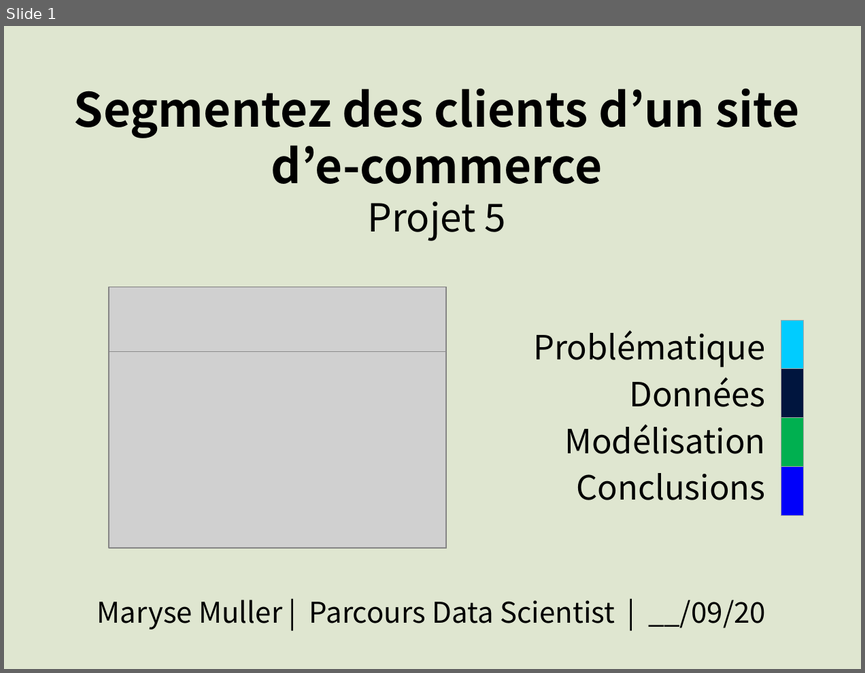
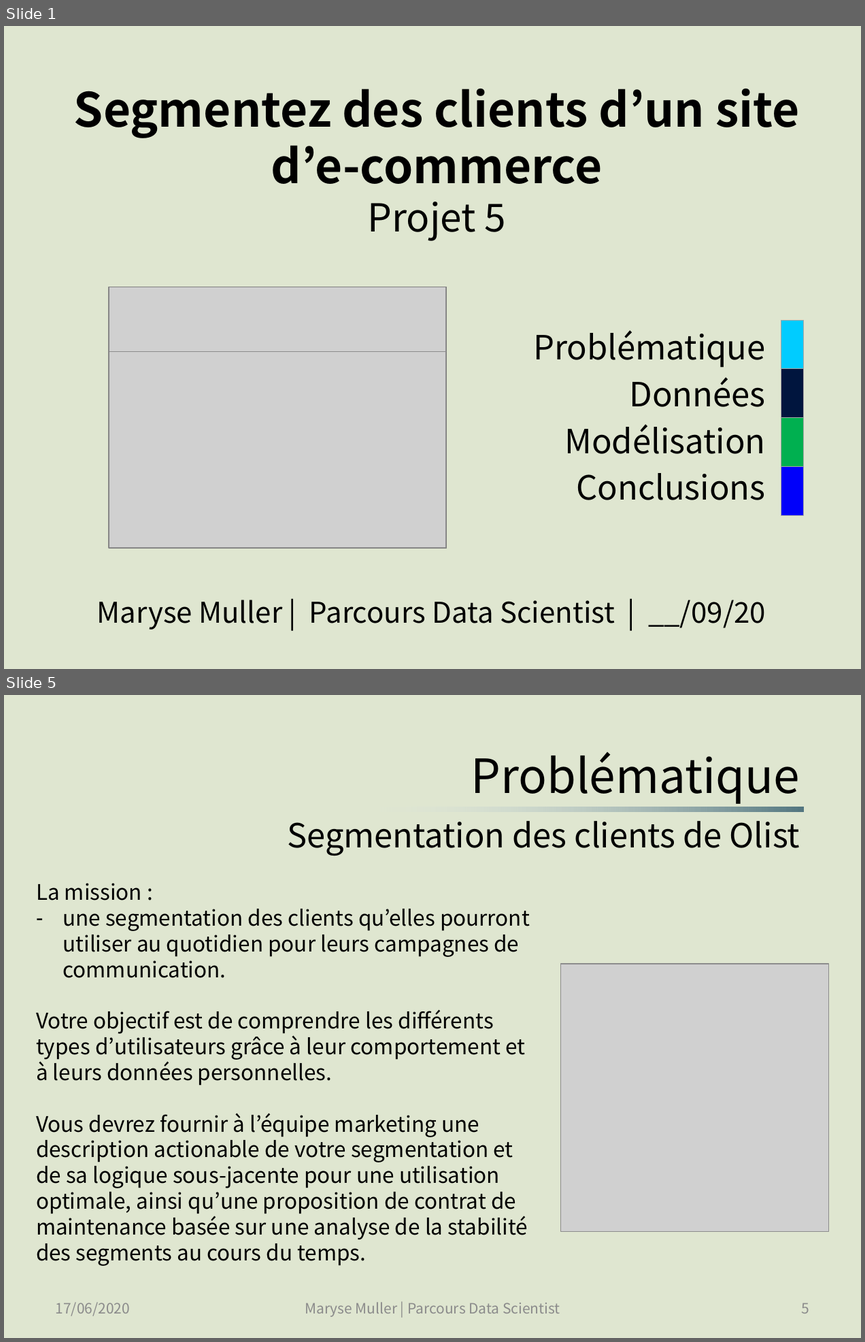
Before and after one commit to SmellyArmure/OC_DS_Project5, a slide deck: PRESENTATION/Projet5.pptx. Shown one above the other, each under a label of ours: slide 1 before the commit, slides 1 and 5 after it; the slides between them are not shown. The pictures are 865x673 and 865x1342 pixels, drawn with LibreOffice and Linux fonts; fonts in the diff are those of the drawing; grey boxes stand for pictures. Boxes give left, top, right and bottom in pixels: in the first picture for what was removed or moved away, otherwise in the second. Text is boxed around its words. In the diff, an @@ line names an element or a change of style, - is before the commit and + after.

Commit message:
P5_Clustering : découvert que la transformation UMAP (malgré random_state fixé) est responsable d'une instabilité des clusters dans le temps trop grande, malgré un sens métier pertinent des clusters.... Version avant refonte pour pouvoir expérimenter plus rapidement plusieurs configuration | Presentation: crée les slides.

```diff
--- a/PRESENTATION/Projet5.pptx
+++ b/PRESENTATION/Projet5.pptx
@@ slide 5 added at bbox=[4, 695, 861, 1338], background #DFE6D0 @@
@@ title added at bbox=[288, 752, 800, 855], 27.9 pt, text #000000 @@
+Problématique
+Segmentation des clients de Olist
@@ rectangle added at bbox=[362, 807, 804, 811], fill gradient #537680 to #E6EDF0 @@
@@ text added at bbox=[36, 883, 530, 1266], 18 pt, text #000000 @@
+La mission :
+– une segmentation des clients qu’elles pourront utiliser au quotidien pour leurs campagnes de communication.
+Votre objectif est de comprendre les différents types d’utilisateurs grâce à leur comportement et à leurs données personnelles.
+Vous devrez fournir à l’équipe marketing une description actionable de votre segmentation et de sa logique sous-jacente pour une utilisation optimale, ainsi qu’une proposition de contrat de maintenance basée sur une analyse de la stabilité des segments au cours du temps.
@@ picture added at bbox=[561, 964, 828, 1232] @@
@@ text added at bbox=[56, 1302, 130, 1316], 12 pt, text #8C8C8C @@
+17/06/2020
@@ text added at bbox=[305, 1302, 560, 1317], 12 pt, text #8C8C8C @@
+Maryse Muller | Parcours Data Scientist
@@ page number added at bbox=[802, 1303, 810, 1313], 12 pt, text #8C8C8C @@
+5
```
Also in this commit, not shown: 4 slides changed, 13 other slides added, 1 other file.
